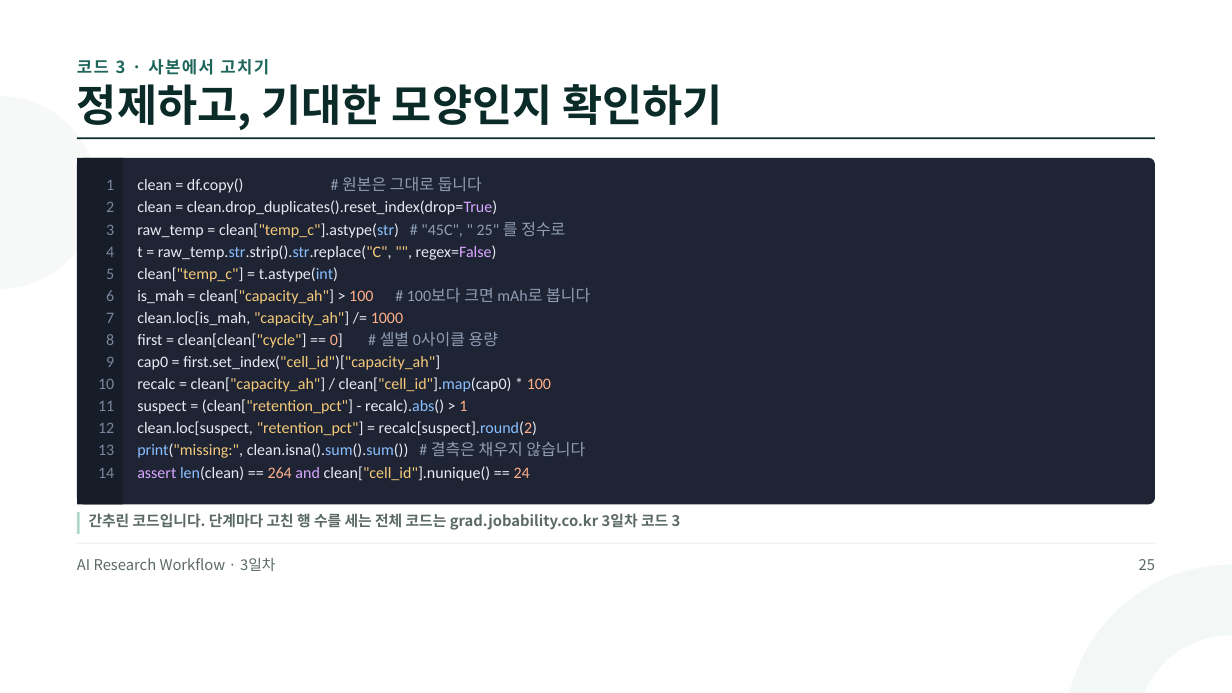
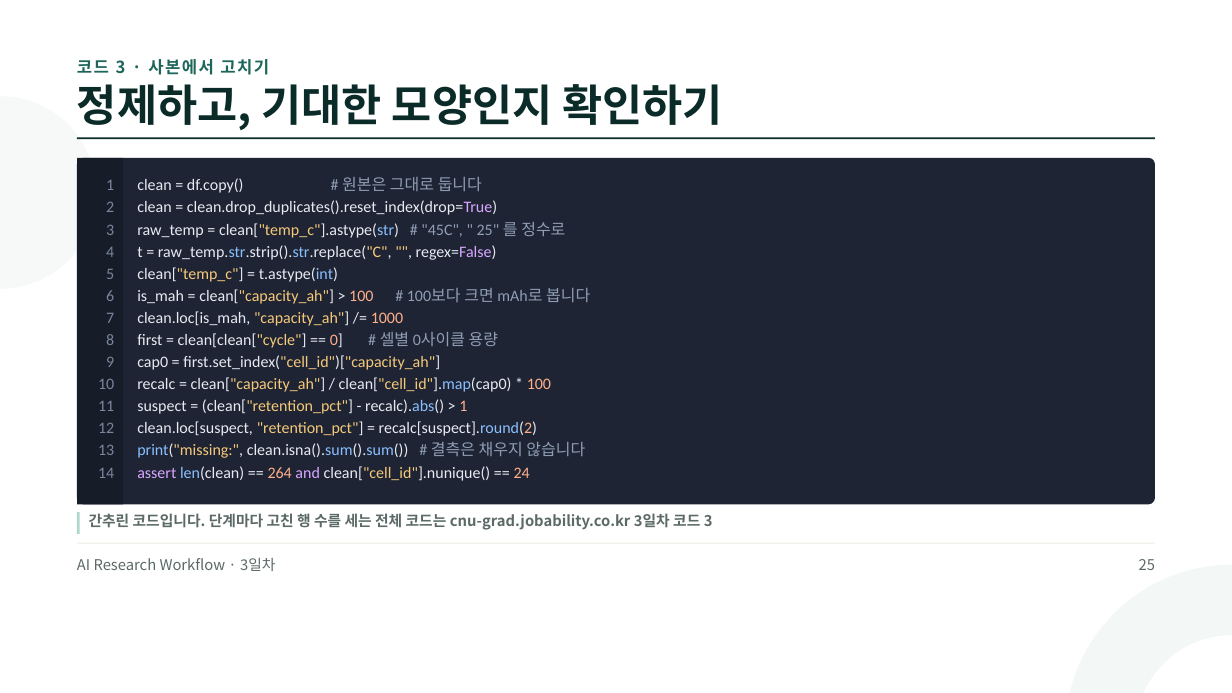
Before and after one commit to jungaistar/materials, a slide deck: slide 25 of grad/grad_day3.pptx. Drawn at 1232x693 pixels with LibreOffice and Linux fonts; fonts in the diff are those of the drawing. Boxes give left, top, right and bottom in pixels: in the first picture for what was removed or moved away, otherwise in the second. Text is boxed around its words. In the diff, an @@ line names an element or a change of style, - is before the commit and + after.

Commit message:
grad 강의 PT 3~5일차 갱신

```diff
--- a/grad/grad_day3.pptx
+++ b/grad/grad_day3.pptx
@@ text at (89, 513, 713, 530): text changed @@
-간추린 코드입니다. 단계마다 고친 행 수를 세는 전체 코드는 grad.jobability.co.kr 3일차 코드 3
+간추린 코드입니다. 단계마다 고친 행 수를 세는 전체 코드는 cnu-grad.jobability.co.kr 3일차 코드 3
```
Also in this commit, not shown: 8 other slides changed, 5 other files.
